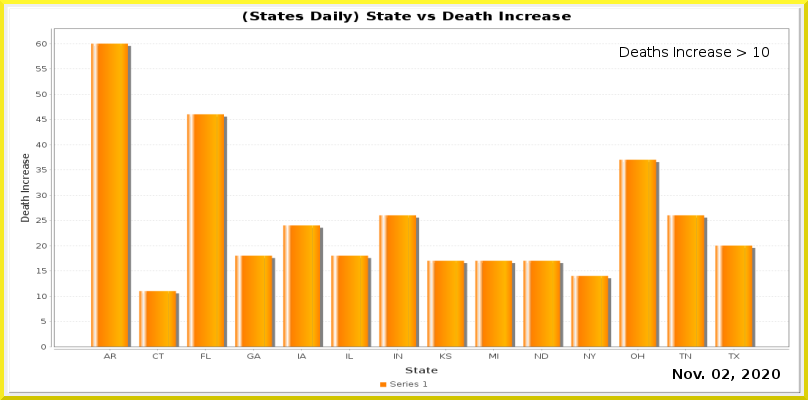
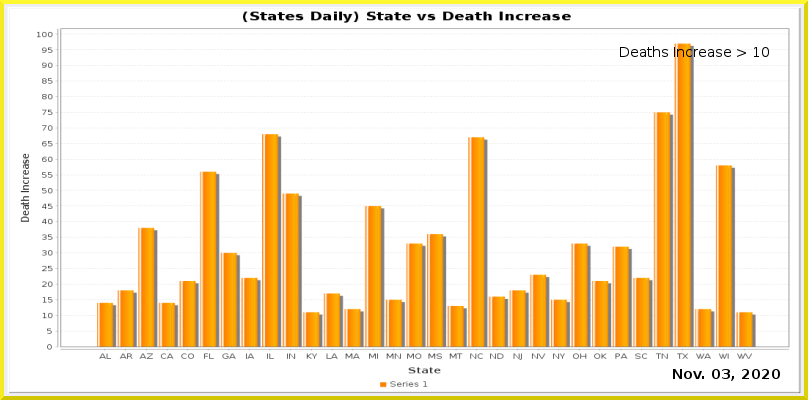
The second (808, 400) image is a revision of the first. Changes to its layers:
painted on "Current Date" over [722, 369, 730, 379]
painted on "Date_vs_TestIncrease.png" over [36, 28, 789, 374]
